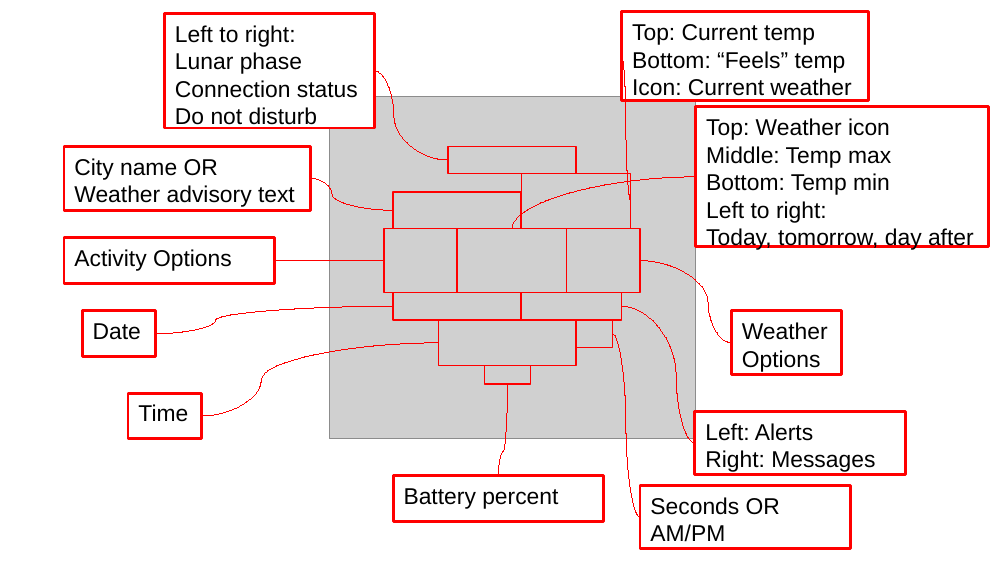
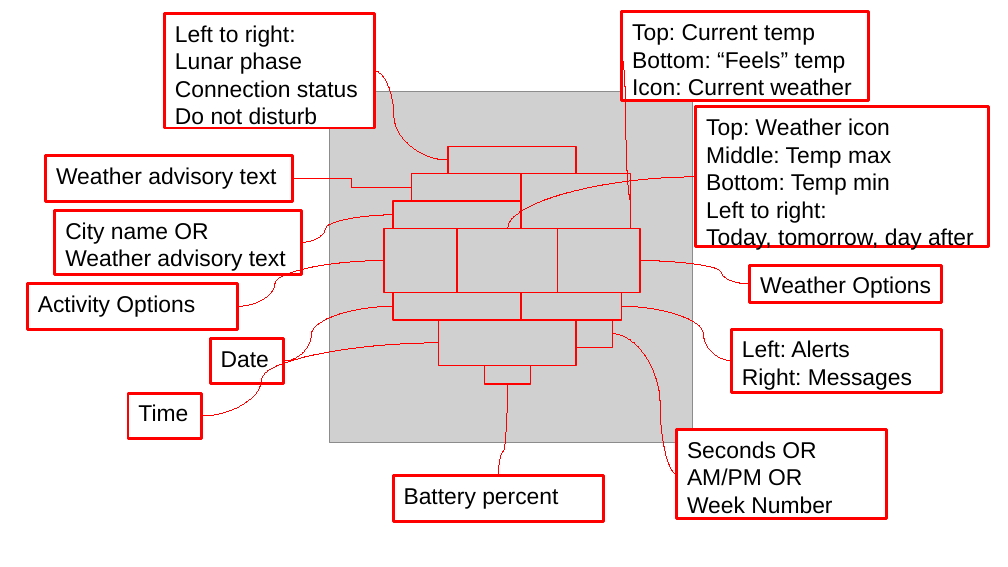
Before and after one commit to jtousley/OpenWatchFace, a slide deck: slide 1 of external_resources/layout_info.odp. Drawn at 1008x567 pixels with LibreOffice and Linux fonts; fonts in the diff are those of the drawing; grey boxes stand for pictures. Boxes give left, top, right and bottom in pixels: in the first picture for what was removed or moved away, otherwise in the second. Text is boxed around its words. In the diff, an @@ line names an element or a change of style, - is before the commit and + after.

```diff
--- a/external_resources/layout_info.odp
+++ b/external_resources/layout_info.odp
@@ picture: place and size @@
-picture at bbox=[329, 97, 696, 439]
+picture at bbox=[329, 91, 693, 443]
@@ rectangle added at bbox=[46, 155, 293, 201], fill #FFFFFF, outline #FF0000 2.3 pt, 18 pt, text #000000 @@
+Weather advisory text
@@ elbow line added from (293, 178) to (412, 188), #FF0000 0 pt @@
@@ rectangle added at bbox=[412, 174, 521, 201], outline #FF0000 0.99 pt @@
@@ curved line moved from (696, 177) - (512, 229) to (696, 177) - (508, 229) @@
@@ rectangle: place and size @@
-rectangle at bbox=[393, 192, 521, 229]
+rectangle at bbox=[393, 201, 521, 229]
@@ rectangle "City name OR": place and size @@
-rectangle "City name OR" at bbox=[64, 146, 311, 210]
+rectangle "City name OR" at bbox=[55, 210, 302, 274]
@@ curved line moved from (311, 178) - (393, 210) to (302, 242) - (393, 215) @@
@@ rectangle: place and size @@
-rectangle at bbox=[457, 229, 567, 293]
+rectangle at bbox=[457, 229, 558, 293]
@@ rectangle: place and size @@
-rectangle at bbox=[567, 229, 640, 293]
+rectangle at bbox=[558, 229, 640, 293]
@@ curved line moved from (274, 261) - (384, 261) to (238, 306) - (384, 261) @@
@@ curved line moved from (732, 343) - (640, 261) to (750, 284) - (640, 261) @@
@@ rectangle "Weather Options": place and size @@
-rectangle "Weather Options" at bbox=[732, 311, 842, 375]
+rectangle "Weather Options" at bbox=[750, 265, 942, 303]
@@ rectangle "Activity Options": place and size @@
-rectangle "Activity Options" at bbox=[64, 238, 274, 284]
+rectangle "Activity Options" at bbox=[27, 284, 238, 329]
@@ curved line moved from (155, 334) - (393, 306) to (284, 361) - (393, 306) @@
@@ curved line moved from (695, 443) - (622, 306) to (732, 360) - (622, 306) @@
@@ rectangle "Left: Alerts": place and size @@
-rectangle "Left: Alerts" at bbox=[695, 412, 906, 475]
+rectangle "Left: Alerts" at bbox=[732, 329, 942, 392]
@@ rectangle "Date": place and size @@
-rectangle "Date" at bbox=[82, 311, 155, 357]
+rectangle "Date" at bbox=[210, 338, 284, 384]
@@ curved line moved from (640, 518) - (613, 334) to (677, 475) - (613, 334) @@
@@ rectangle "Seconds OR": place and size @@
-rectangle "Seconds OR" at bbox=[640, 486, 851, 549]
+rectangle "Seconds OR" at bbox=[677, 430, 887, 519]
@@ text in rectangle at bbox=[687, 468, 832, 519]: text changed @@
-AM/PM
+AM/PM OR
+Week Number
```
Also in this commit, not shown: 29 other files.
